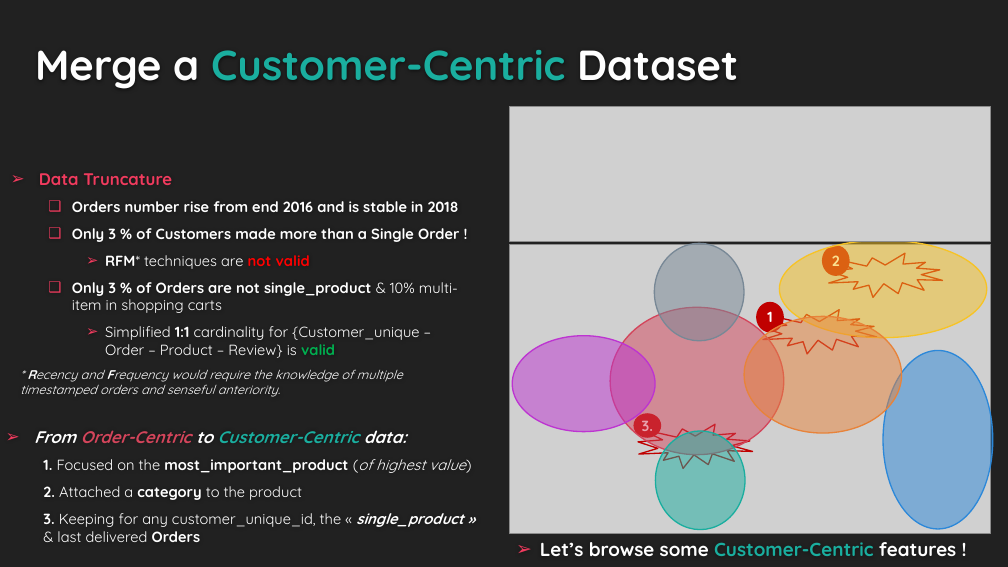
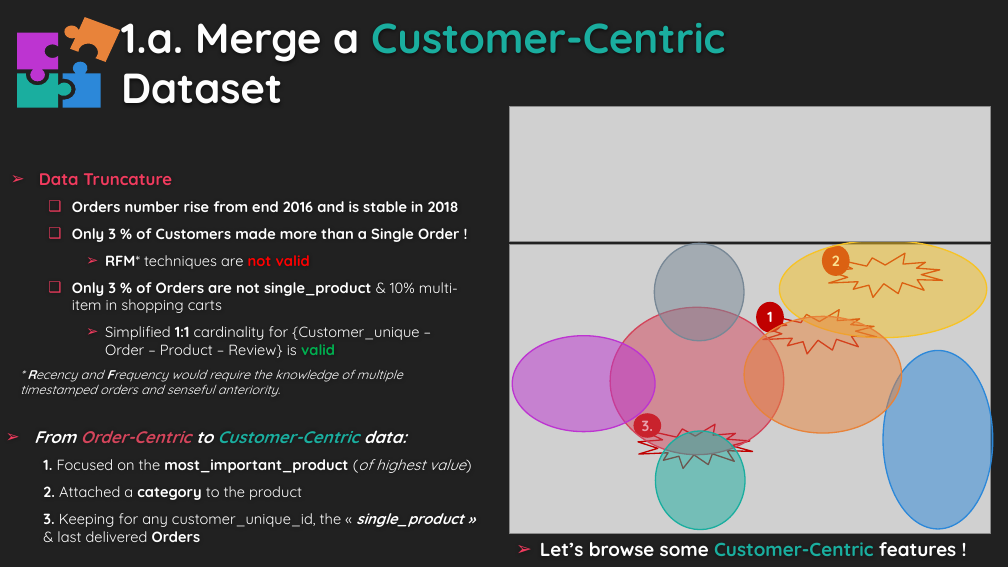
Before and after one commit to EtienneLardeur/P5_CustomerSegmentation, a slide deck: slide 3 of P5Olist_Présentation_initiale.pptx. Drawn at 1008x567 pixels with LibreOffice and Linux fonts; fonts in the diff are those of the drawing; grey boxes stand for pictures; background and template pictures are left out. Boxes give left, top, right and bottom in pixels: in the first picture for what was removed or moved away, otherwise in the second. Text is boxed around its words. In the diff, an @@ line names an element or a change of style, - is before the commit and + after.

```diff
--- a/P5Olist_Présentation_initiale.pptx
+++ b/P5Olist_Présentation_initiale.pptx
@@ title at [121,23,725,104]: text changed; text colour #1AAE9F to #FEFEFE @@
-Merge a Customer-Centric Dataset
+1.a. Merge a Customer-Centric
+Dataset
@@ group added at [17,17,120,108]: 4 freeform shapes @@
```
Also in this commit, not shown: 5 other slides changed, 7 slides added, 4 slides removed, 6 other files.
